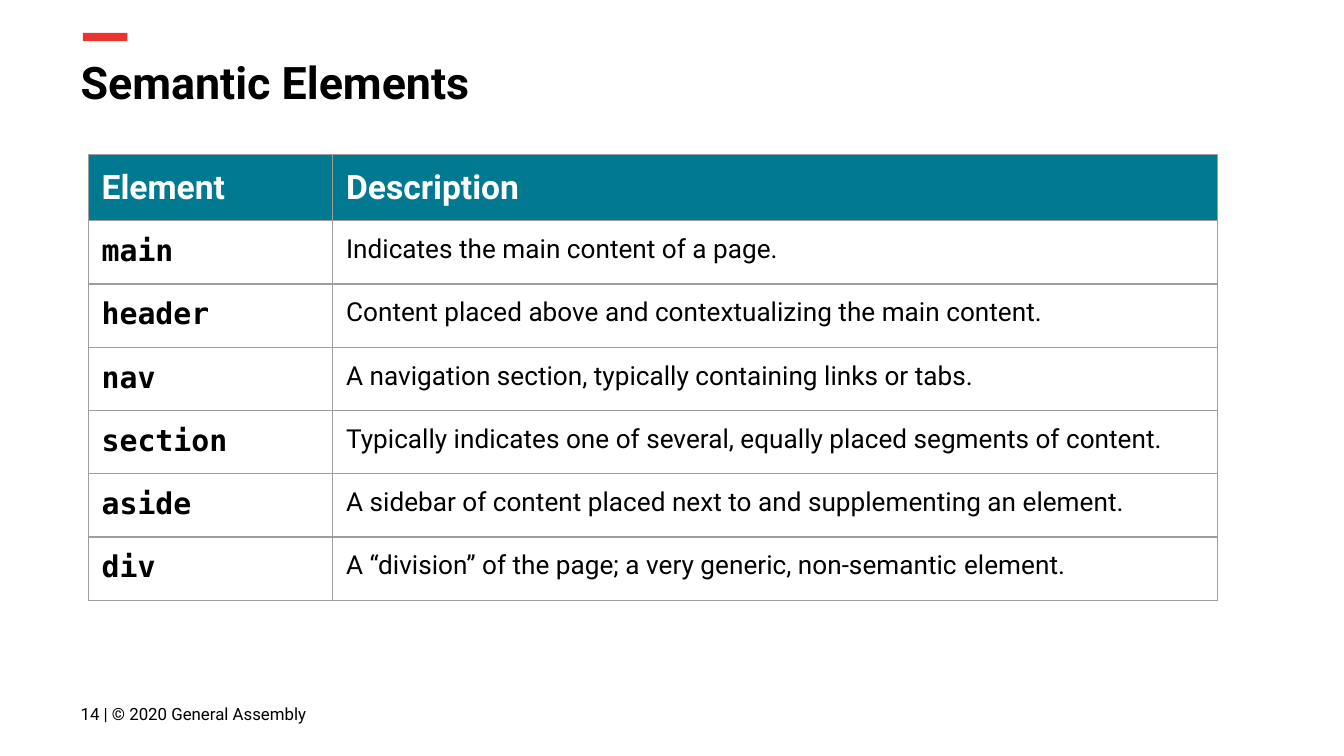
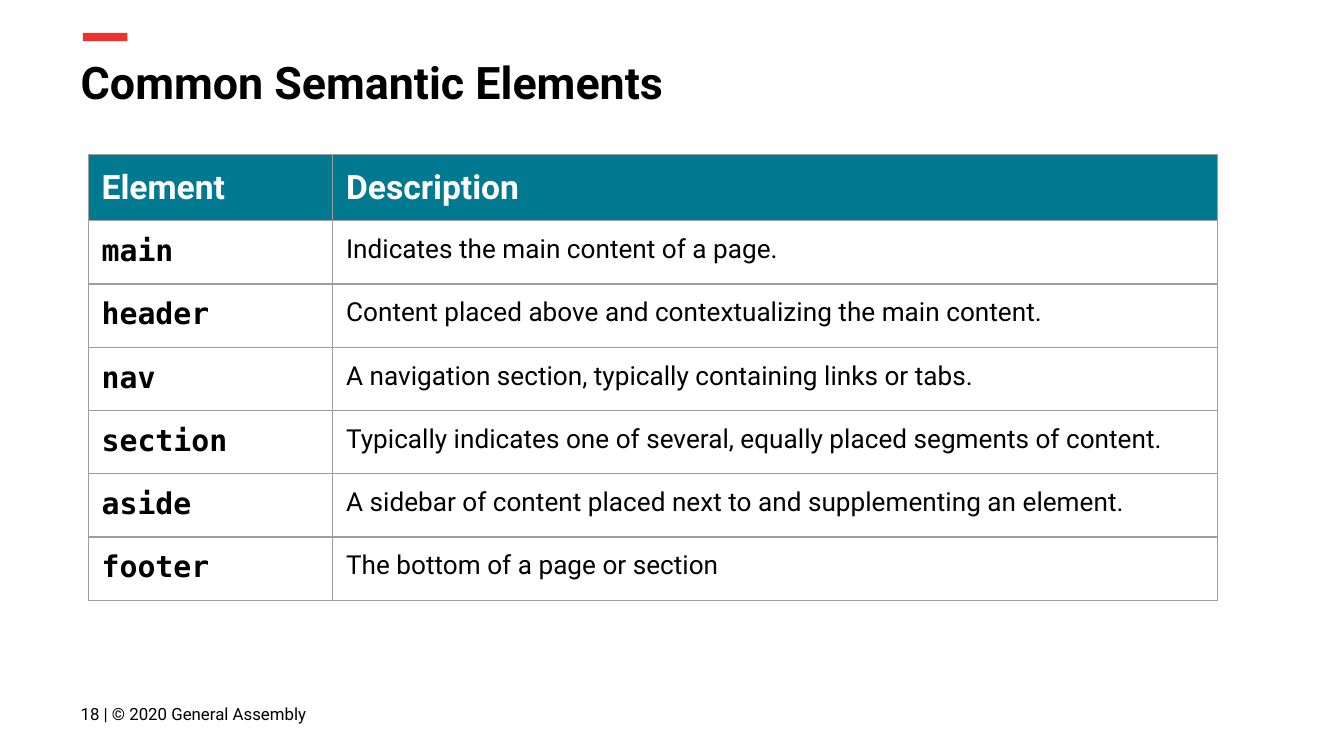
Before and after one commit to FEWD2022/Curriculum011822, a slide deck: slide 18 of Lesson Decks/02 CSS Basics - FEWD 3.2.pptx (slide 14 before the commit). Drawn at 1344x756 pixels with LibreOffice and Linux fonts; fonts in the diff are those of the drawing; background and template pictures are left out. Boxes give left, top, right and bottom in pixels: in the first picture for what was removed or moved away, otherwise in the second. Text is boxed around its words. In the diff, an @@ line names an element or a change of style, - is before the commit and + after.

```diff
--- a/Lesson Decks/02 CSS Basics - FEWD 3.2.pptx
+++ b/Lesson Decks/02 CSS Basics - FEWD 3.2.pptx
@@ title at [81, 65, 662, 100]: text changed @@
-Semantic Elements
+Common Semantic Elements
@@ table at [89, 155, 1219, 601] @@
-row 7, column 1: div
+row 7, column 1: footer
-row 7, column 2: A “division” of the page; a very generic, non-semantic element.
+row 7, column 2: The bottom of a page or section
@@ text at [81, 707, 307, 724]: text changed @@
-14 | © 2020 General Assembly
+18 | © 2020 General Assembly
```
Also in this commit, not shown: 5 slides added, 1 slide removed, 8 other files.
